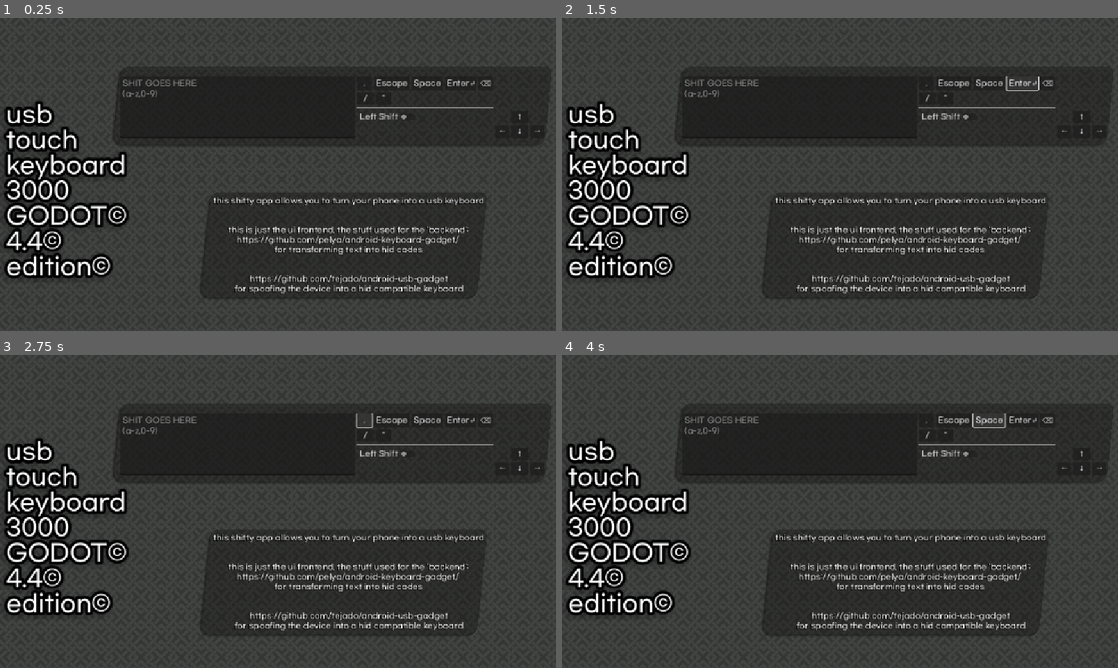
Above: before the commit, frames 1-4 (two rows, left to right).
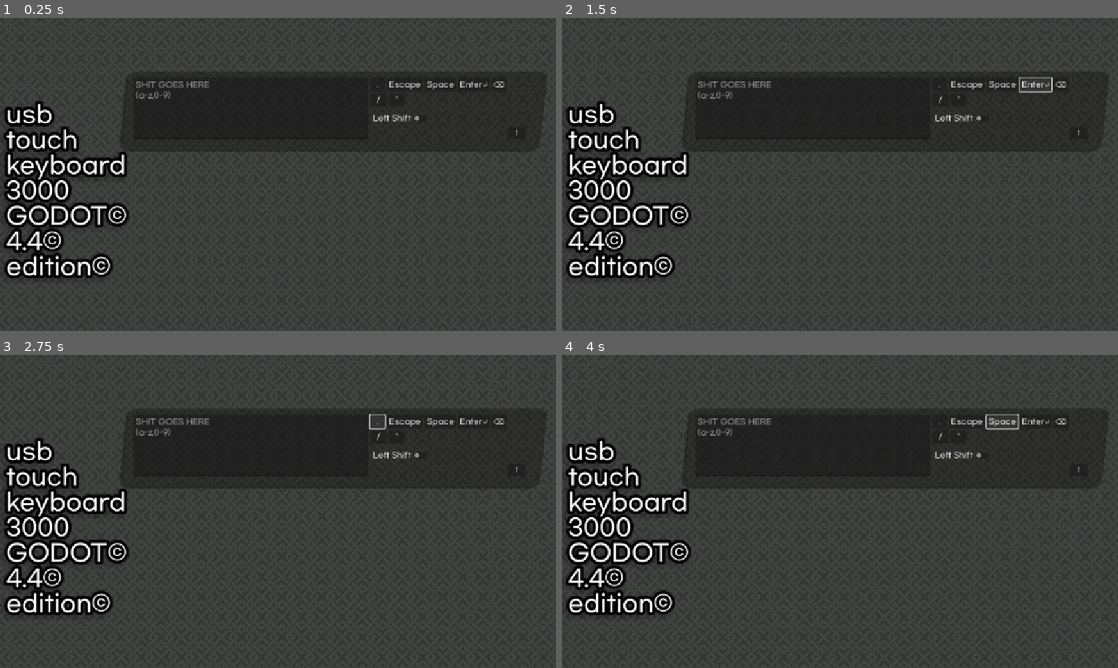
Above: after the commit, the same moments.

Repository: SanekGamer007/kb-test
Game: Godot game, scene res://control.tscn
The game is run twice, just before and just after one commit, with the same random seed, the same clock (stepped at 60 frames per second) and the same inputs.
Inputs:
- Up to frame 1 (0.25 s): no input
- Up to frame 2 (1.5 s): click "Enter↵" at 0.5 s; click "Enter↵" at 1.25 s
- Up to frame 3 (2.75 s): click "." at 2 s
- Up to frame 4 (4 s): click "Escape" at 2.75 s; click "Space" at 3.5 s

The runs differ from the first frame. In frame 1, 4.1% of the frame differs, in the area x 20-98%, y 17-90%; in frame 2, 4.3%; in frame 3, 4.2%; in frame 4, 4.3%.

Commit message:
made the app expand all the way

Diff:
--- /dev/null
+++ b/bg.gd
@@ -0,0 +1,5 @@
+extends Panel
+
+func _process(delta: float) -> void:
+	if self.size != get_viewport().get_visible_rect().size:
+		self.size = get_viewport().get_visible_rect().size
--- a/control.tscn
+++ b/control.tscn
@@ -1,8 +1,9 @@
-[gd_scene load_steps=9 format=3 uid="uid://c66skydm0bh4b"]
+[gd_scene load_steps=10 format=3 uid="uid://c66skydm0bh4b"]
 
 [ext_resource type="Script" uid="uid://jr7g117pbpky" path="res://special.gd" id="1_62e2m"]
 [ext_resource type="Texture2D" uid="uid://dnbkgle4e4uiv" path="res://bg.jpg" id="1_kbped"]
 [ext_resource type="Script" uid="uid://bduvqx7008ang" path="res://text_edit.gd" id="2_62e2m"]
+[ext_resource type="Script" uid="uid://dgs3v462ju31t" path="res://bg.gd" id="2_fj5cn"]
 [ext_resource type="Script" uid="uid://sn8pxny25eno" path="res://lshift.gd" id="2_qtu10"]
 [ext_resource type="StyleBox" uid="uid://bt4dsqlxncfa3" path="res://new_style_box_flat.tres" id="4_ee4bf"]
 
@@ -43,6 +44,7 @@
 offset_right = 1164.0
 offset_bottom = 653.0
 theme_override_styles/panel = SubResource("StyleBoxTexture_fj5cn")
+script = ExtResource("2_fj5cn")
 
 [node name="Title" type="BoxContainer" parent="."]
 layout_mode = 1
@@ -69,11 +71,15 @@
 vertical_alignment = 1
 
 [node name="Panel2" type="Panel" parent="."]
-layout_mode = 2
-offset_left = 271.0
-offset_top = 99.0
-offset_right = 1104.0
-offset_bottom = 264.0
+layout_mode = 1
+anchors_preset = -1
+anchor_left = 0.95
+anchor_top = 0.17
+anchor_right = 0.95
+anchor_bottom = 0.17
+offset_left = -807.0
+offset_bottom = 165.0
+grow_horizontal = 0
 theme_override_styles/panel = ExtResource("4_ee4bf")
 
 [node name="Input" type="BoxContainer" parent="."]
@@ -81,16 +87,13 @@
 custom_minimum_size = Vector2(128, 128)
 layout_mode = 1
 anchors_preset = -1
-anchor_left = 0.578
-anchor_top = 0.29
-anchor_right = 0.617
-anchor_bottom = 0.29
-offset_left = -423.856
-offset_top = -67.92
-offset_right = 423.216
-offset_bottom = 60.08
-grow_horizontal = 2
-grow_vertical = 2
+anchor_left = 0.96
+anchor_top = 0.19
+anchor_right = 0.96
+anchor_bottom = 0.19
+offset_left = -847.072
+offset_bottom = 128.0
+grow_horizontal = 0
 alignment = 1
 
 [node name="InputBox" type="VBoxContainer" parent="Input"]
@@ -186,6 +189,7 @@
 text = "  ↑  "
 
 [node name="leftdownright" type="BoxContainer" parent="Input/Special/Arrows"]
+visible = false
 layout_mode = 2
 size_flags_horizontal = 4
 size_flags_vertical = 0
@@ -212,6 +216,7 @@
 text = " → "
 
 [node name="BoxContainer" type="BoxContainer" parent="."]
+modulate = Color(1, 1, 1, 0)
 custom_minimum_size = Vector2(518, 0)
 layout_mode = 1
 anchors_preset = -1
@@ -246,11 +251,9 @@
 grow_vertical = 2
 text = "this shitty app allows you to turn your phone into a usb keyboard
 
-
 this is just the ui frontend, the stuff used for the 'backend':
 https://github.com/pelya/android-keyboard-gadget/
 for transforming text into hid codes
-
 
 https://github.com/tejado/android-usb-gadget
 for spoofing the device into a hid compatible keyboard
--- a/project.godot
+++ b/project.godot
@@ -21,7 +21,9 @@
 
 [display]
 
+window/size/initial_position=Vector2i(0, 1)
 window/stretch/mode="canvas_items"
+window/stretch/aspect="expand"
 
 [gui]
 
Not shown, added: bg.gd.uid
